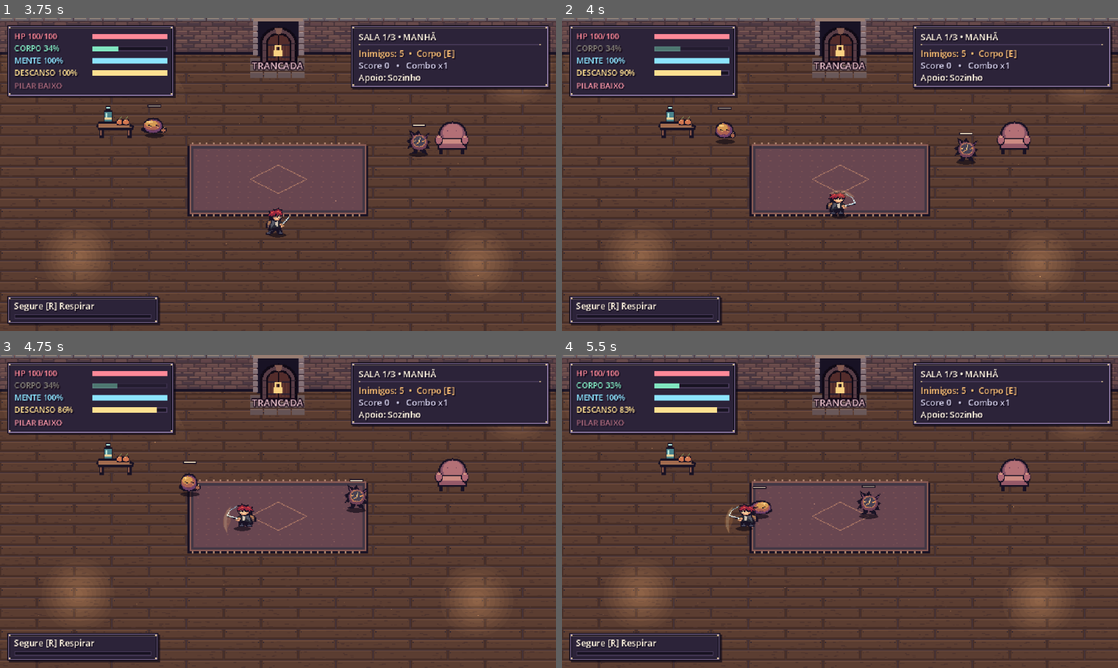
Above: before the commit, frames 1-4 (two rows, left to right).
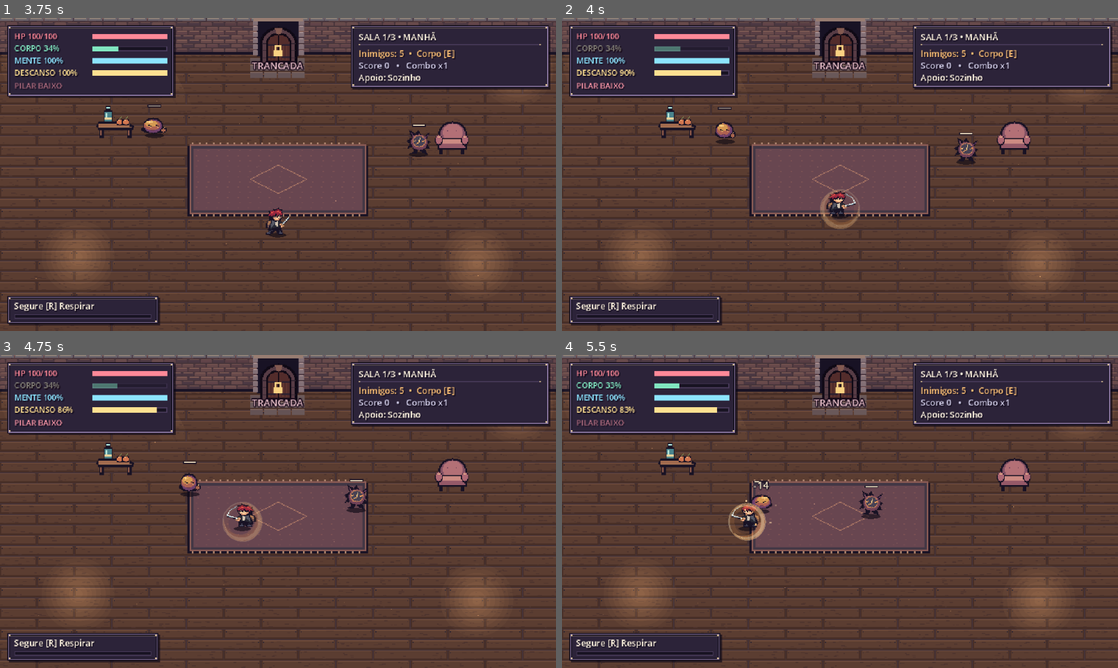
Above: after the commit, the same moments.

Repository: Honorato1337/sasi-game-jam-2026
Game: Godot game, scene res://scenes/levels/arena.tscn
Same seed, same stepped clock (60 frames per second), same inputs: the game is played once before the commit and once after it.
Inputs (mouse positions are in pixels of both pictures, inside the frame that each line leads up to):
- Up to frame 1 (3.75 s): click "JOGAR" at 0.5 s; tap Enter at 1.25 s; move the mouse to (400, 158) at 1.27 s; hold D (move_right) 1.28-2.03 s; tap Space (attack) at 1.35, 2.1, 3.05 s; click (400, 158) at 1.42 s; move the mouse to (166, 190) at 2.02 s; hold S (move_down) 2.03-2.78 s; move the mouse to (333, 105) at 2.77 s; hold D (move_right) 2.78-3.53 s; hold R (breathe) 2.78-3.53 s; move the mouse to (250, 237) at 3.52 s; hold W (move_up) from 3.53 s (still down); tap Shift (dash) at 3.6 s; click (250, 237) at 3.67 s
- Up to frame 2 (4 s): keep holding W (move_up); tap Space (attack) at 3.8 s
- Up to frame 3 (4.75 s): move the mouse to (444, 558) at 4.27 s; release W (move_up) at 4.28 s; hold A (move_left) from 4.28 s (still down); tap E (interact) at 4.35 s; tap Space (attack) at 4.55 s
- Up to frame 4 (5.5 s): keep holding A (move_left); move the mouse to (673, 464) at 5.02 s; tap 1 at 5.1 s; tap Space (attack) at 5.3 s

Frame 1 is identical in both runs. In frame 2, 0.3% of the frame differs, in the area x 46-54%, y 54-68%; in frame 3, 0.2%; in frame 4, 0.9%, in the area x 29-58%, y 40-60%.

Commit message:
feat: make sword and clarity attacks 360-degree radial spin slashes

Diff:
--- a/sasi-game-jam-2026/scenes/player/player.gd
+++ b/sasi-game-jam-2026/scenes/player/player.gd
@@ -11,8 +11,8 @@
 
 const BASE_SPEED: float = 122.0
 const ATTACK_COOLDOWN: float = 0.32
-const ATTACK_HALF_ANGLE: float = PI / 4.0
-const CLARITY_HALF_ANGLE: float = PI * 0.4
+const ATTACK_HALF_ANGLE: float = PI
+const CLARITY_HALF_ANGLE: float = PI
 const CLARITY_KNOCKBACK_SPEED: float = 220.0
 const NORMAL_KNOCKBACK_SPEED: float = 95.0
 const ATTACK_FLASH_DURATION: float = 0.20
@@ -198,7 +198,7 @@
 	_attack_arc.queue_redraw()
 
 	var origin: Vector2 = global_position
-	var min_dot: float = cos(_attack_half_angle)
+	var range_sq: float = _attack_range * _attack_range
 	var hit_enemy: bool = false
 	for member: Node in get_tree().get_nodes_in_group(&"enemies"):
 		if not is_instance_valid(member) or member.is_queued_for_deletion():
@@ -207,10 +207,9 @@
 		if enemy == null or not enemy.has_method(&"take_damage"):
 			continue
 		var offset: Vector2 = enemy.global_position - origin
-		if offset.length_squared() > _attack_range * _attack_range:
+		if offset.length_squared() > range_sq:
 			continue
-		if offset != Vector2.ZERO and offset.normalized().dot(_attack_direction) < min_dot:
-			continue
+		var push_direction: Vector2 = offset.normalized() if offset != Vector2.ZERO else _attack_direction
 		var enemy_position: Vector2 = enemy.global_position
 		var is_boss: bool = enemy.has_method(&"is_boss") and bool(enemy.call(&"is_boss"))
 		var effective_damage: int = damage
@@ -218,8 +217,8 @@
 			effective_damage = int(enemy.call(&"get_effective_damage", damage, _attack_is_clarity))
 		if enemy.has_method(&"apply_knockback"):
 			var impulse: float = CLARITY_KNOCKBACK_SPEED if _attack_is_clarity else NORMAL_KNOCKBACK_SPEED
-			enemy.call(&"apply_knockback", _attack_direction * impulse)
-		enemy.call(&"take_damage", damage, _attack_is_clarity, _attack_direction)
+			enemy.call(&"apply_knockback", push_direction * impulse)
+		enemy.call(&"take_damage", damage, _attack_is_clarity, push_direction)
 		enemy_hit.emit(enemy_position, effective_damage, _attack_is_clarity, is_boss)
 		hit_enemy = true
 
@@ -229,9 +228,7 @@
 		clarity_hit.emit()
 	if _attack_is_clarity:
 		for projectile: Node2D in get_tree().get_nodes_in_group(&"stress_projectiles"):
-			var offset: Vector2 = projectile.global_position - origin
-			if offset.length_squared() <= _attack_range * _attack_range and (
-					offset == Vector2.ZERO or offset.normalized().dot(_attack_direction) >= min_dot):
+			if (projectile.global_position - origin).length_squared() <= range_sq:
 				projectile.queue_free()
 	attacked.emit(_attack_is_clarity, origin, _attack_direction, _attack_range, damage)
 
@@ -387,27 +384,31 @@
 	if _attack_flash <= 0.0:
 		return
 	var life: float = _attack_flash / ATTACK_FLASH_DURATION
-	var angle: float = _attack_direction.angle() + (0.5 - life) * 0.40
-	var radius: float = _attack_range * lerpf(1.0, 0.60, life)
-	var width: float = 15.0 if _attack_is_clarity else 9.0
+	var spin: float = _attack_direction.angle() + (1.0 - life) * TAU * 0.75
+	var radius: float = _attack_range * lerpf(1.0, 0.62, life)
+	var width: float = 14.0 if _attack_is_clarity else 9.0
 	var glow: Color = Color("#39dcec") if _attack_is_clarity else Color("#fca34d")
 	var edge: Color = Color("#ffe298") if _attack_is_clarity else Color("#fff3c8")
+	_attack_arc.draw_arc(Vector2.ZERO, maxf(2.0, radius - width * 0.35), 0.0, TAU, 36,
+			Color(glow.r, glow.g, glow.b, life * 0.35), width * 0.7)
+	_attack_arc.draw_arc(Vector2.ZERO, radius, 0.0, TAU, 36,
+			Color(edge.r, edge.g, edge.b, life * 0.85), 2.0 if _attack_is_clarity else 1.5)
 	glow.a = life * 0.9
 	edge.a = life
-	_draw_slash_layer(angle, radius, width, glow)
-	_draw_slash_layer(angle, radius - 1.0, width * 0.42, edge)
-
-
-func _draw_slash_layer(angle: float, radius: float, width: float, color: Color) -> void:
-	const SEGMENTS: int = 24
+	_draw_slash_layer(spin, radius, width, glow, PI * 0.82)
+	_draw_slash_layer(spin, radius - 1.0, width * 0.42, edge, PI * 0.82)
+
+
+func _draw_slash_layer(angle: float, radius: float, width: float, color: Color, half_angle: float) -> void:
+	const SEGMENTS: int = 32
 	var points: PackedVector2Array = PackedVector2Array()
 	for index: int in range(SEGMENTS + 1):
 		var fraction: float = float(index) / SEGMENTS
-		var direction: Vector2 = Vector2.from_angle(angle + lerpf(-_attack_half_angle, _attack_half_angle, fraction))
+		var direction: Vector2 = Vector2.from_angle(angle + lerpf(-half_angle, half_angle, fraction))
 		points.append(direction * radius)
 	for index: int in range(SEGMENTS - 1, 0, -1):
 		var fraction: float = float(index) / SEGMENTS
-		var direction: Vector2 = Vector2.from_angle(angle + lerpf(-_attack_half_angle, _attack_half_angle, fraction))
+		var direction: Vector2 = Vector2.from_angle(angle + lerpf(-half_angle, half_angle, fraction))
 		points.append(direction * (radius - width * sin(fraction * PI)))
 	_attack_arc.draw_colored_polygon(points, color)
 
--- a/sasi-game-jam-2026/tools/validate_t017.gd
+++ b/sasi-game-jam-2026/tools/validate_t017.gd
@@ -131,6 +131,18 @@
 	step(player, 0.34)
 	await action(&"attack")
 	check((not is_instance_valid(target) or target.is_queued_for_deletion()) and player._attack_range == 40.0 and gm.rest == 70, "Normal attack")
+	clear_group(&"enemies")
+	clear_group(&"slow_puddles")
+	var behind: Node2D = enemy(0, Vector2(-24, 0))
+	var above: Node2D = enemy(0, Vector2(0, -24))
+	var below: Node2D = enemy(0, Vector2(0, 24))
+	var right_target: Node2D = enemy(0, Vector2(24, 0))
+	var far_target: Node2D = enemy(0, Vector2(-46, 0))
+	player.facing_direction = Vector2.RIGHT
+	step(player, 0.34)
+	await action(&"attack")
+	check(behind.hp == 11 and above.hp == 11 and below.hp == 11 and right_target.hp == 11
+			and behind._knockback.x < 0.0 and far_target.hp == 35, "360 radial attack hits all surrounding enemies")
 	clear_group(&"enemies")
 	clear_group(&"slow_puddles")
 	gm.spend_rest(100.0)
Not shown, changed: CREDITS_AND_AI.md
Not shown, changed: TASKS.md
